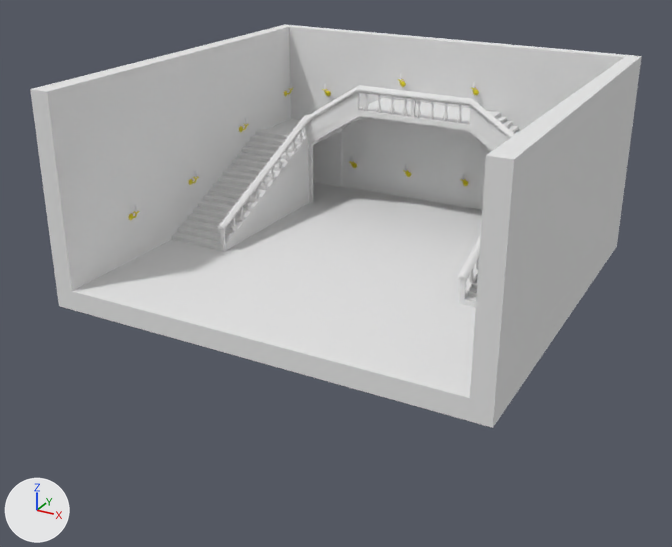
A saved change to the Blender file UnityProject/Assets/Models/Before/Props/Mansion/Foyer.blend.
Before and after are seen from a camera (50 mm lens) standing at (12.37, -23.89, 11.92) and looking at (-0.38, -0.71, 0.33). The axes (+X, +Y, +Z) are drawn at lower left. The lights are the same throughout.
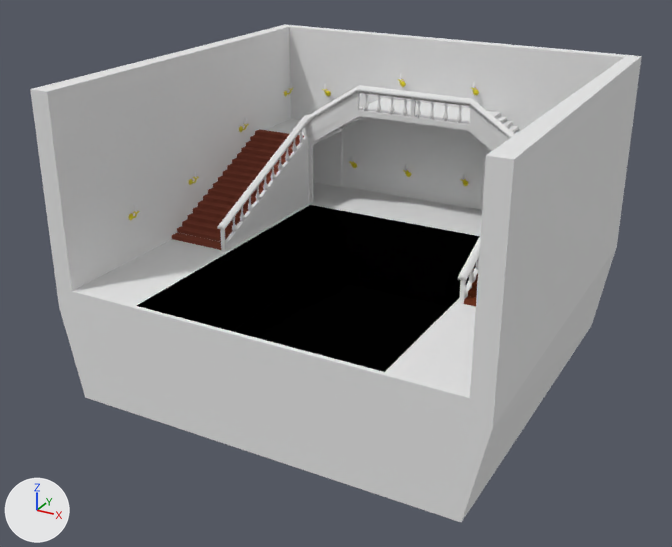
Changed parts and their boxes [x1, y1, x2, y2] in the pictures (672 x 547 px):
'Cube', reshaped, modifiers changed (23% taller)
    before: [30, 25, 642, 428]
    after: [30, 25, 642, 522]
'Cube.001', recoloured (white to red)
    both: [172, 129, 304, 250]
part 1 of me_cube, built on
    before: [59, 203, 493, 428]
    after: [59, 98, 617, 522]

The edits, one by one:
Material 'Black' (mat_black) is new.
Its base color is (0.000413, 0.000413, 0.000413) (black #010101).
Material 'Brown' (mat_brown) is new.
Its base color is (0.242, 0.0653, 0.0419) (red #87483a).
me_cube_001 has 6 vertices, 2 faces and spans x -6.11..-4.12, y -1.49..-1.19, z 0.42..0.56.
me_cube_001 no longer uses material mat_material (white #e7e7e7).
me_cube_001 now uses material mat_brown (red #87483a).
me_cube is used by ob_cube; location (0.0, 0.0, 0.32).
me_cube had 134 vertices, 89 faces and spanned x -6.72..0.0, y -6.11..6.54, z -0.31..6.11.
me_cube now has 275 vertices, 202 faces and spans x -6.72..6.72, y -6.11..6.54, z -3.25..6.11.
Part 1, on me_cube:
2 vertices are removed from x 0.0, y -6.11..6.11, z -0.31.
4 faces are deleted.
2 vertices move from x -6.11, y -6.11..6.11, z -0.31 to x -6.11, y -6.11..6.11, z -3.25.
107 vertices are added at x -3.86..6.72, y -6.11..6.54, z -3.25..6.11.
9 new vertices lie (0.0, 0.0, 0.06) away from vertices in x 3.99..4.11, y 3.85..3.9, z 2.65..3.31.
7 new vertices lie (0.0, 0.0, 2.82) away from vertices in x -3.86..3.86, y -5.98..3.67, z -2.51.
6 new vertices lie (1.9, 0.0, 0.0) away from vertices in x 3.86..3.99, y 3.81..6.13, z 0.3..2.48.
5 new vertices lie (0.0, 0.0, 0.72) away from vertices in x 3.99..4.13, y -1.49, z 0.33.
5 new vertices lie (2.12, 0.0, 0.0) away from vertices in x -6.11..3.99, y -6.11..-1.49, z -3.25..0.31.
104 new faces join them, mat_material (white #e7e7e7).
12 new faces join them, mat_black (black #010101).
me_cube now uses material mat_black (black #010101).
Object 'Cube' (ob_cube) loses its MIRROR modifier named 'Mirror'.
Modifier setting removed (it was use_clip = True).
